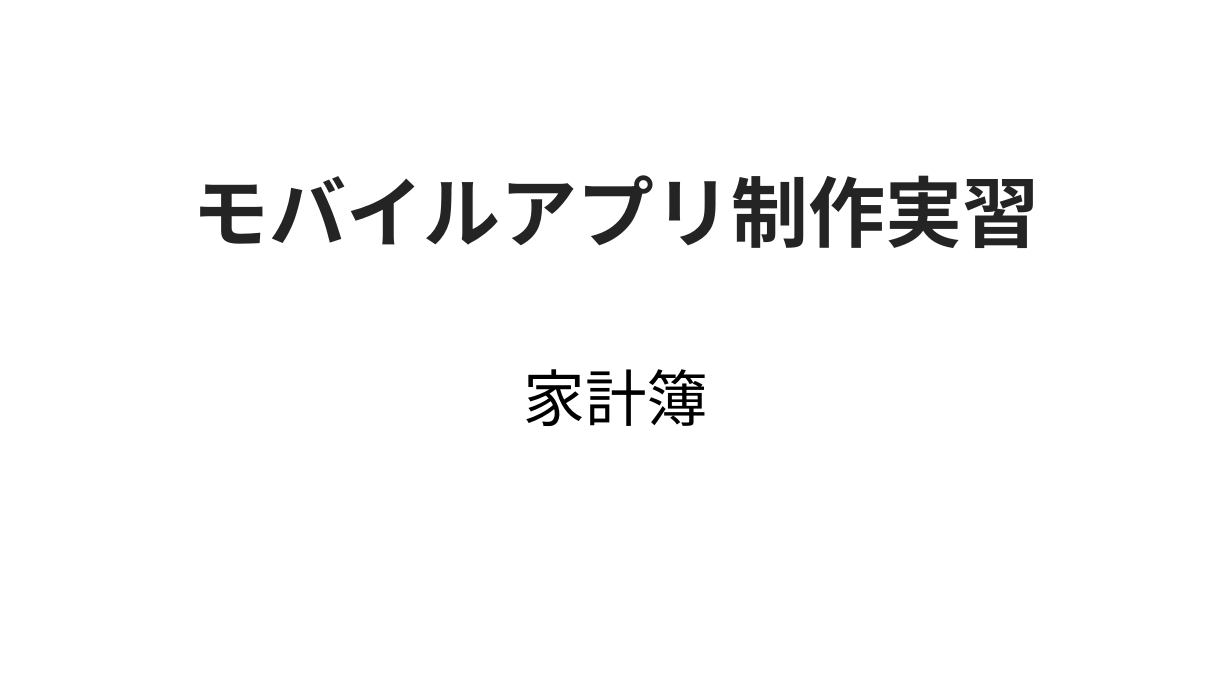
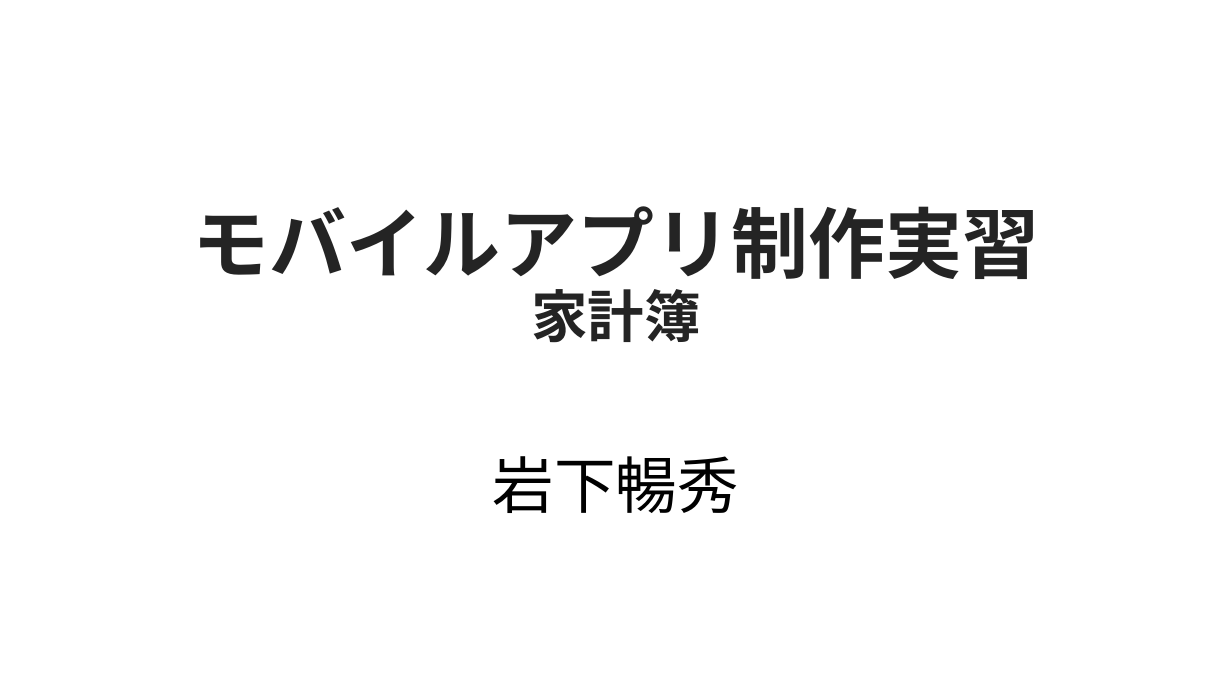
Before and after one commit to iwasitamasayosi/flutter_application_1, a slide deck: slide 1 of 家計簿_岩下暢秀.pptx. Drawn at 1232x693 pixels with LibreOffice and Linux fonts; fonts in the diff are those of the drawing. Boxes give left, top, right and bottom in pixels: in the first picture for what was removed or moved away, otherwise in the second. Text is boxed around its words. In the diff, an @@ line names an element or a change of style, - is before the commit and + after.

```diff
--- a/家計簿_岩下暢秀.pptx
+++ b/家計簿_岩下暢秀.pptx
@@ title at bbox=[192, 206, 1039, 343]: text changed @@
-モバイルアプリ制作実習
+モバイルアプリ制作実習
+家計簿
@@ subtitle at bbox=[493, 456, 739, 513]: text changed @@
-家計簿
+岩下暢秀
```
Also in this commit, not shown: 1 other slide changed, 1 slide added.
